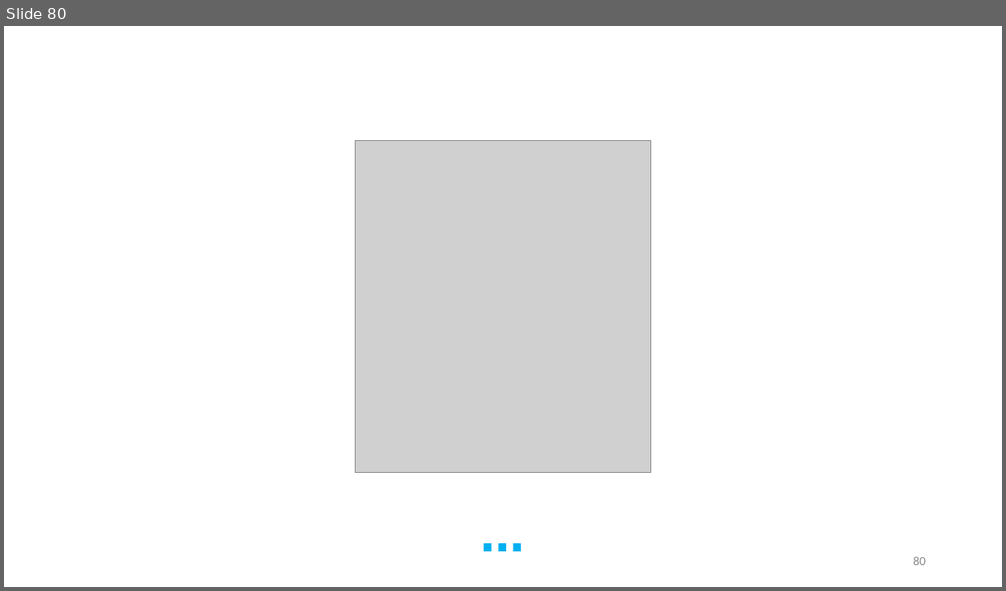
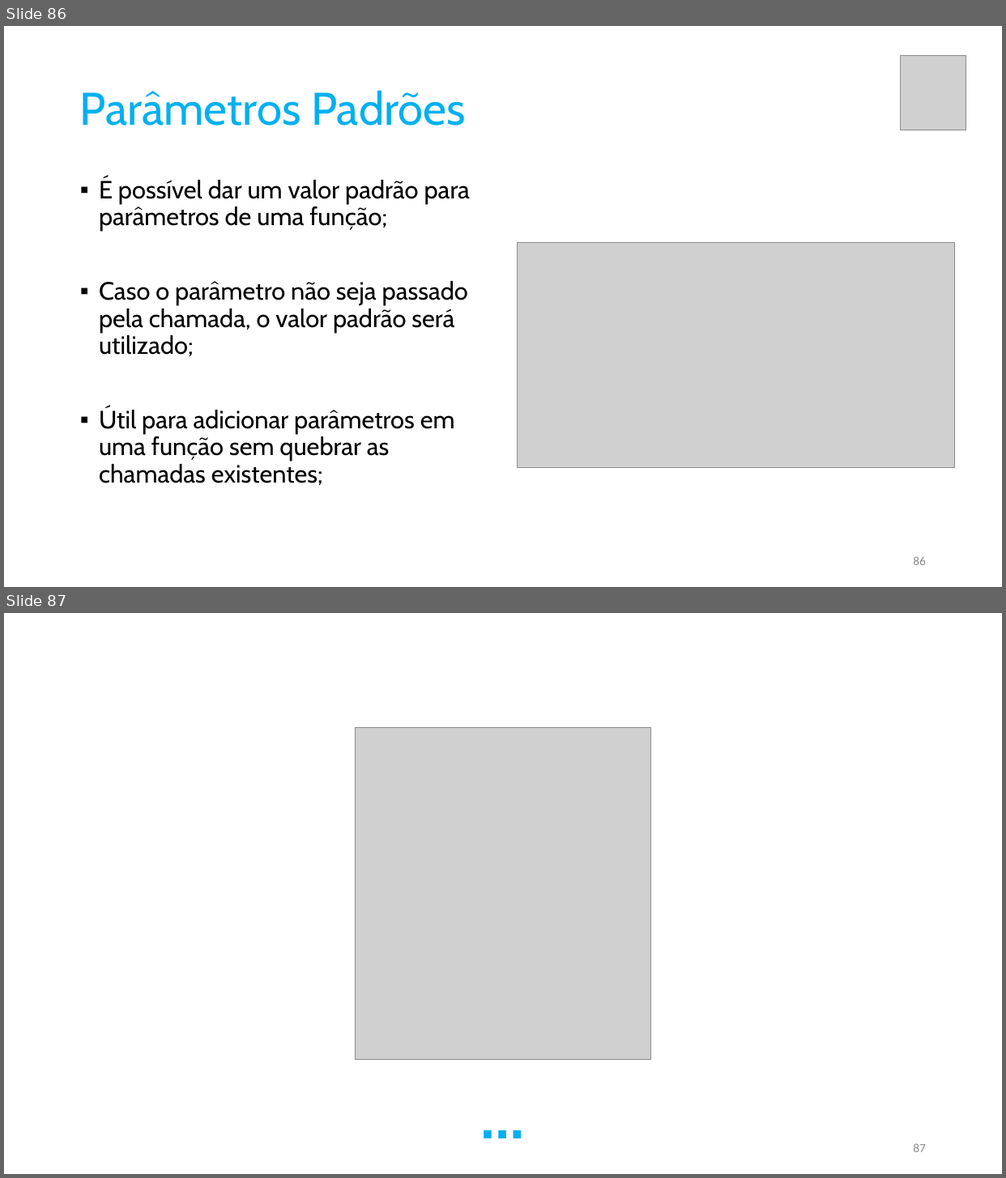
Before and after one commit to pfaco/ees_cpp, a slide deck: slides/C++.pptx. Shown one above the other, each under a label of ours: slide 80 before the commit, slides 86 and 87 after it. The pictures are 1006x591 and 1006x1178 pixels, drawn with LibreOffice and Linux fonts; fonts in the diff are those of the drawing; grey boxes stand for pictures. Boxes give left, top, right and bottom in pixels: in the first picture for what was removed or moved away, otherwise in the second. Text is boxed around its words. In the diff, an @@ line names an element or a change of style, - is before the commit and + after.

```diff
--- a/slides/C++.pptx
+++ b/slides/C++.pptx
@@ slide 86 added at (4, 26, 1002, 587), background #FFFFFF @@
@@ picture added at (901, 56, 967, 130) @@
@@ title added at (80, 90, 466, 126), 44 pt, text #00B0F0 @@
+Parâmetros Padrões
@@ text added at (99, 177, 470, 485), 24 pt, text #000000 @@
+▪ É possível dar um valor padrão para parâmetros de uma função;
+▪ Caso o parâmetro não seja passado pela chamada, o valor padrão será utilizado;
+▪ Útil para adicionar parâmetros em uma função sem quebrar as chamadas existentes;
@@ picture added at (518, 242, 955, 467) @@
@@ page number added at (913, 557, 926, 565), 12 pt, text #8C8C8C @@
+86
@@ what was slide 80 is now slide 87 @@
@@ page number at (913, 1144, 926, 1152): text changed @@
-80
+87
```
Also in this commit, not shown: 2 slides changed, 10 other slides added, 2 slides removed, 6 other files.
